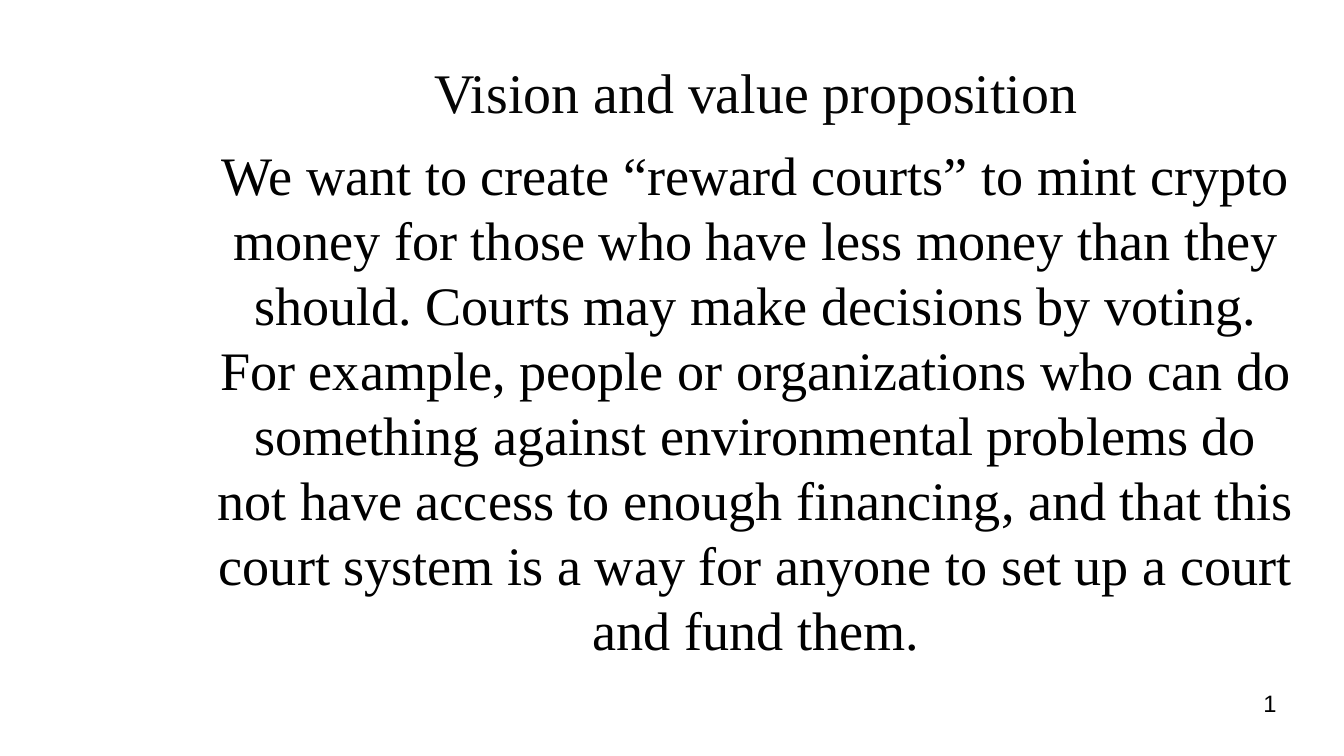
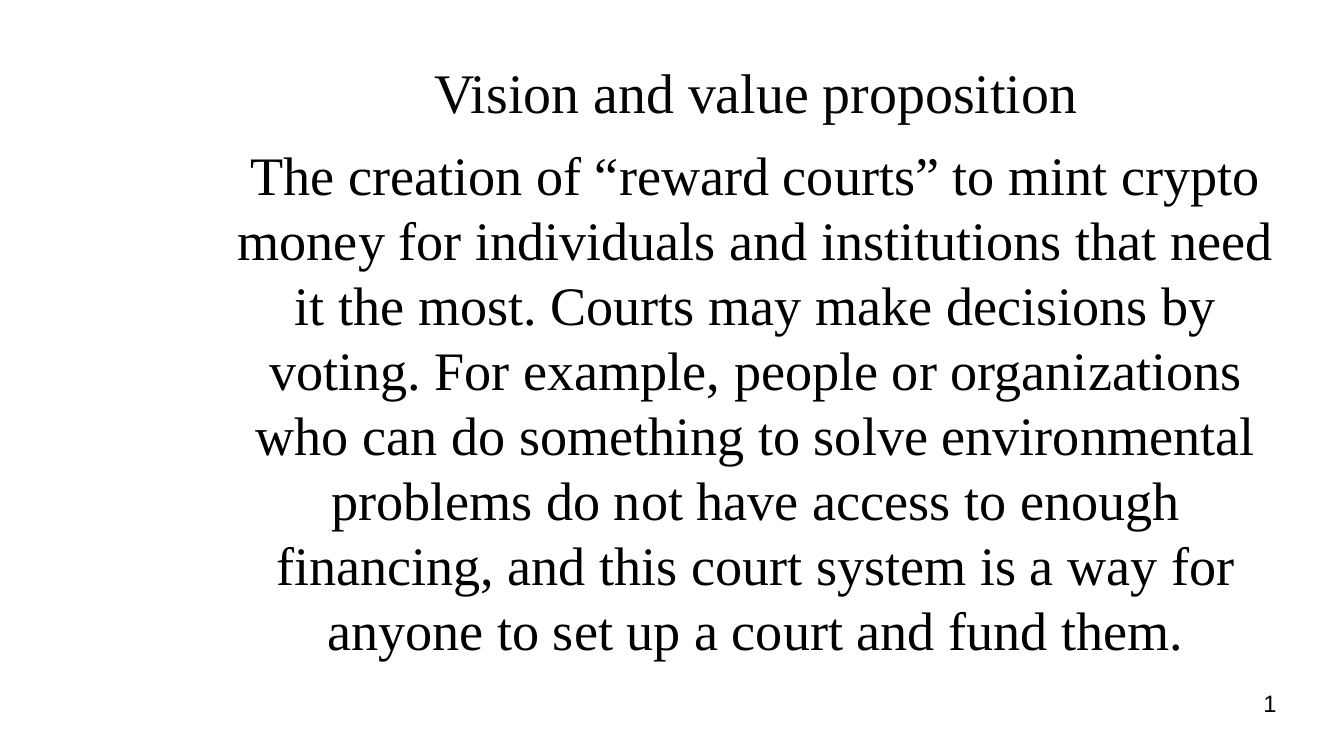
Before and after one commit to vporton/courts, a slide deck: slide 1 of deliverables/pitch-deck.odp. Drawn at 1344x756 pixels with LibreOffice and Linux fonts; fonts in the diff are those of the drawing; background and template pictures are left out. Boxes give left, top, right and bottom in pixels: in the first picture for what was removed or moved away, otherwise in the second. Text is boxed around its words. In the diff, an @@ line names an element or a change of style, - is before the commit and + after.

```diff
--- a/deliverables/pitch-deck.odp
+++ b/deliverables/pitch-deck.odp
@@ subtitle at bbox=[238, 157, 1272, 661]: text changed @@
-We want to create “reward courts” to mint crypto money for those who have less money than they should. Courts may make decisions by voting. For example, people or organizations who can do something against environmental problems do not have access to enough financing, and that this court system is a way for anyone to set up a court and fund them.
+The creation of “reward courts” to mint crypto money for individuals and institutions that need it the most. Courts may make decisions by voting. For example, people or organizations who can do something to solve environmental problems do not have access to enough financing, and this court system is a way for anyone to set up a court and fund them.
```
Also in this commit, not shown: 5 other slides changed.
